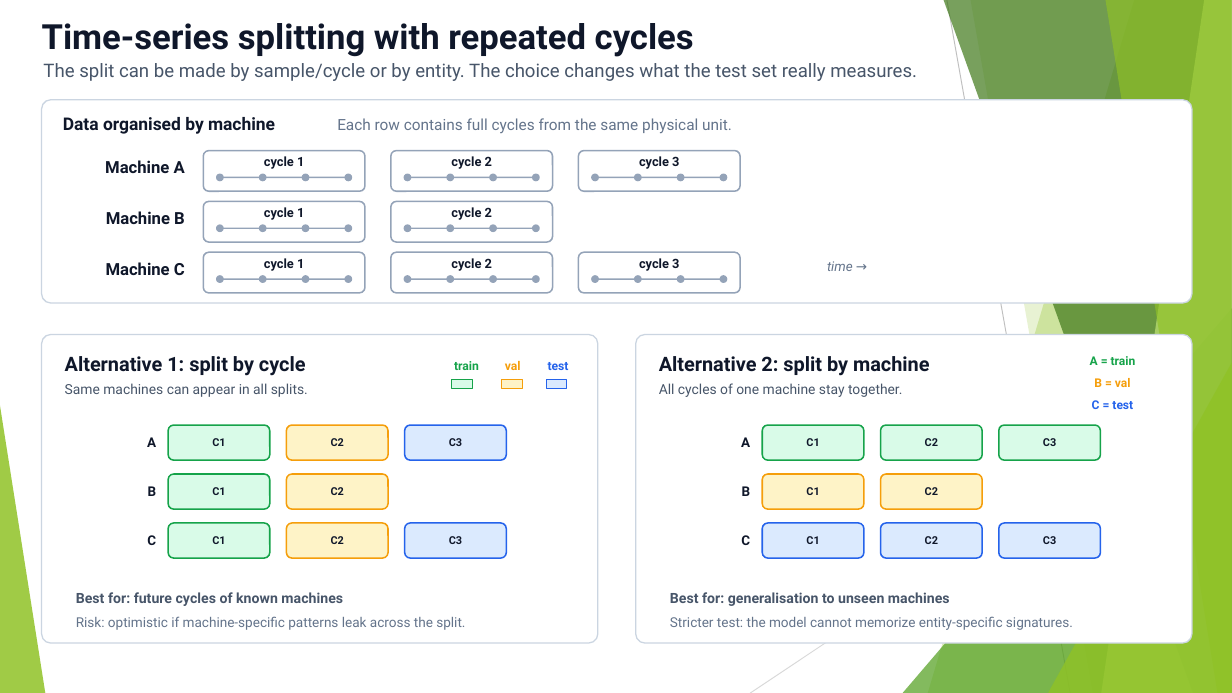
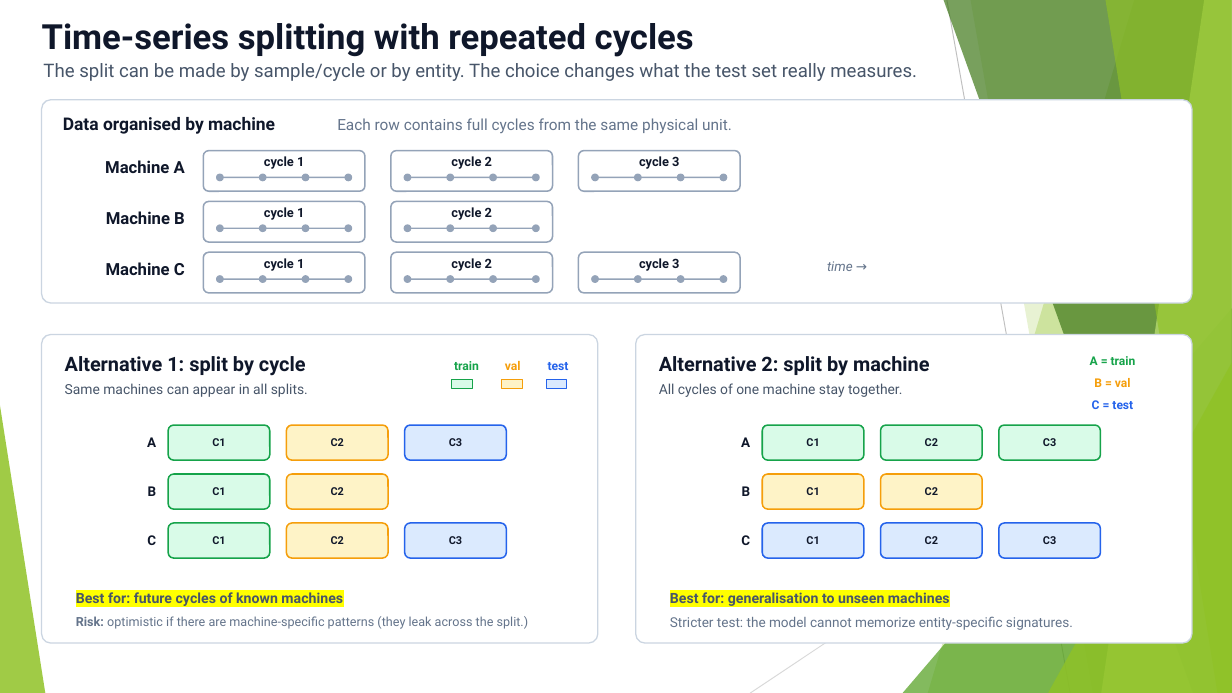
Before and after one commit to FranzGH/timeseries, a slide deck: slide 22 of Slides/01 Problem formulation and data structure.pptx (slide 21 before the commit). Drawn at 1232x693 pixels with LibreOffice and Linux fonts; fonts in the diff are those of the drawing. Boxes give left, top, right and bottom in pixels: in the first picture for what was removed or moved away, otherwise in the second. Text is boxed around its words. In the diff, an @@ line names an element or a change of style, - is before the commit and + after.

```diff
--- a/Slides/01 Problem formulation and data structure.pptx
+++ b/Slides/01 Problem formulation and data structure.pptx
@@ text "Best for: future cycles of ..." at <box>76,592,343,608</box>: highlight none to #FFFF00 @@
@@ text "Best for: generalisation to unseen ..." at <box>670,592,950,608</box>: highlight none to #FFFF00 @@
@@ text at <box>76,616,529,629</box>: text changed; size 10.6 to 9.8 pt @@
-Risk: optimistic if machine-specific patterns leak across the split.
+Risk: optimistic if there are machine-specific patterns (they leak across the split.)
```
Also in this commit, not shown: 7 other slides changed, 1 slide added, 1 other file.
